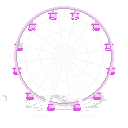
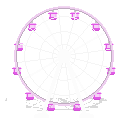
Revision of a layered 128 x 128 image; what changed, layer by layer:
painted on "Layer 5" over <box>3,95,104,98</box>
